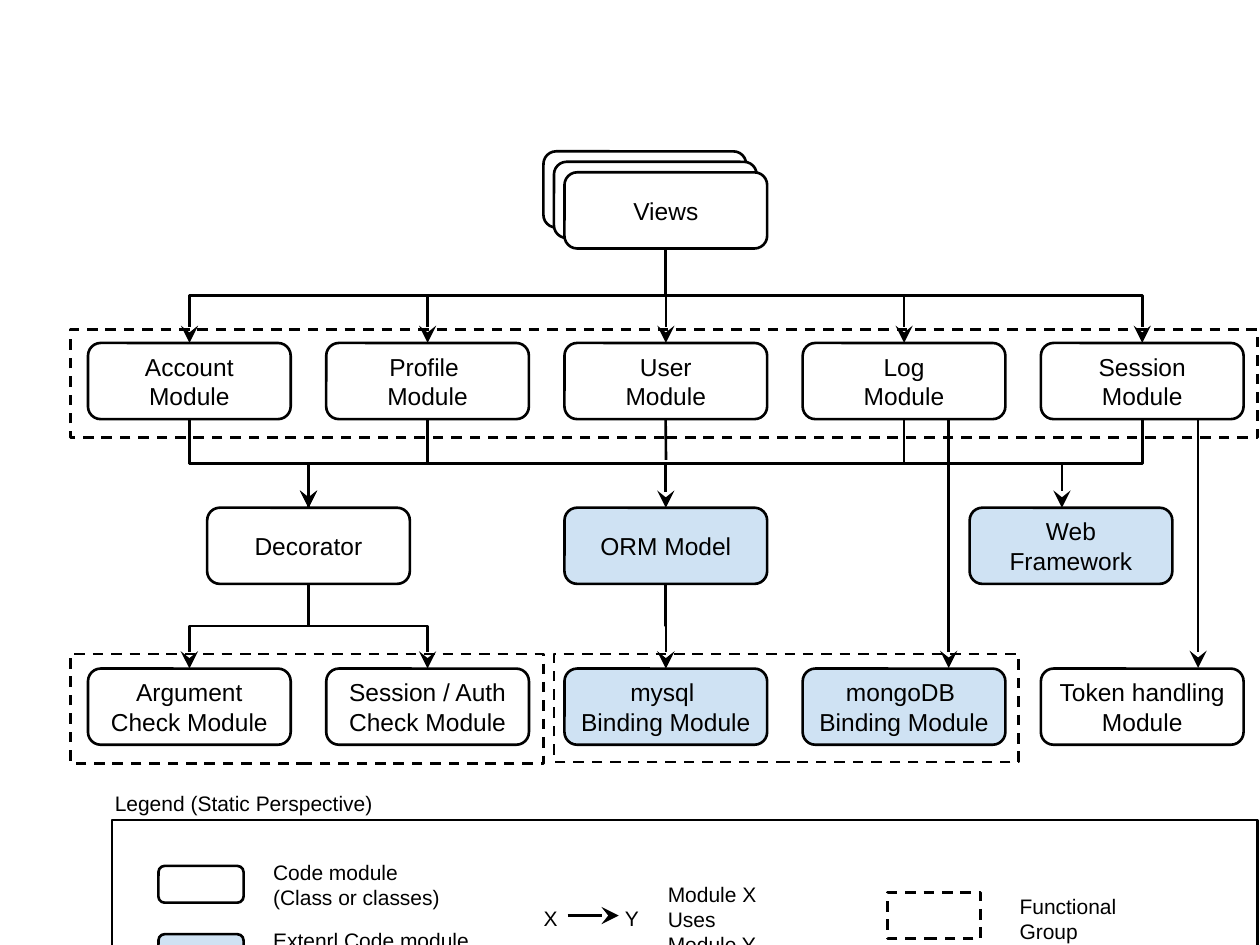
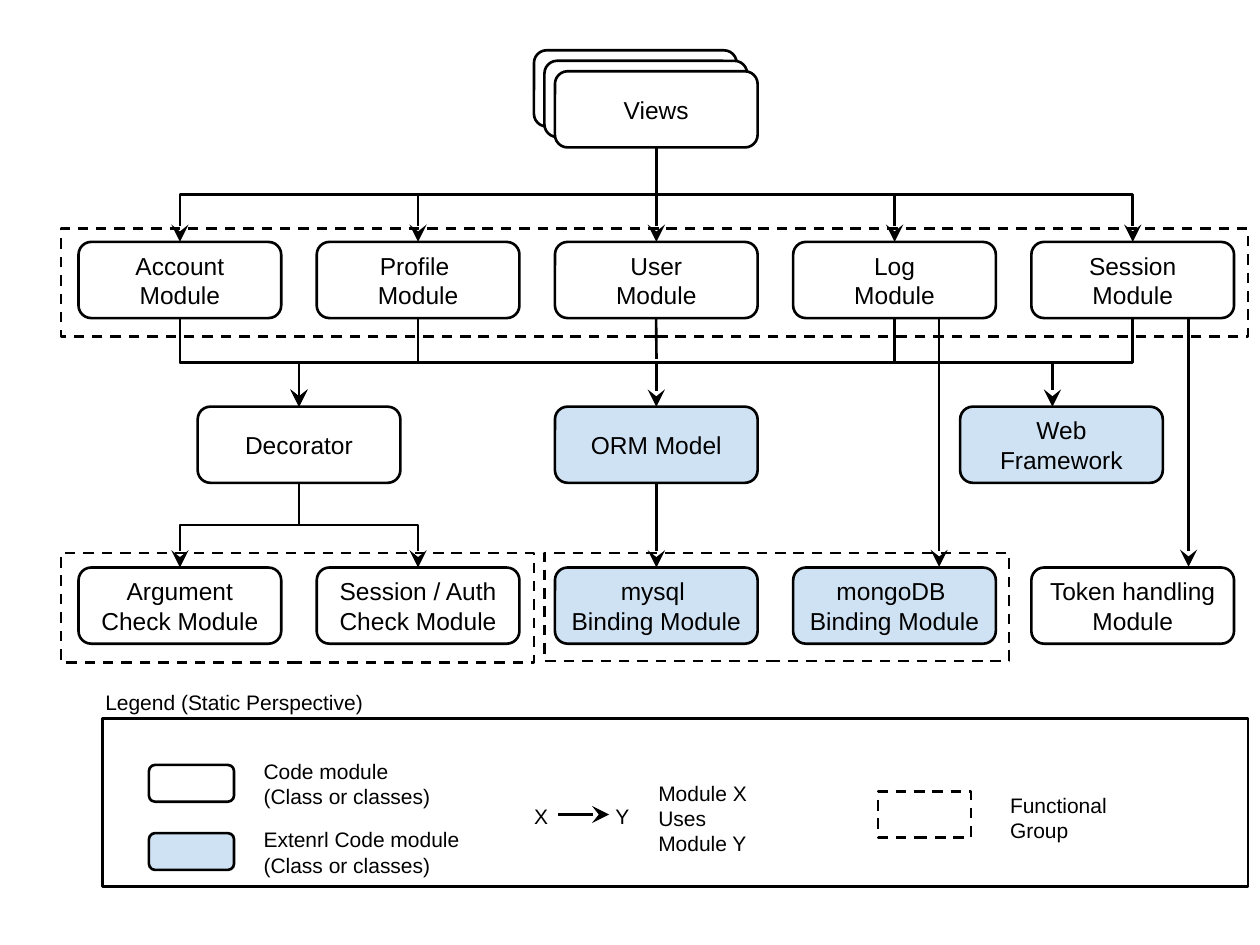
Before and after one commit to junggil/2015_CMU_StudioProject, a slide deck: slide 6 of DOCS/2015-06-18- Version 0.9/Studio project diagrams for document.pptx. Drawn at 1260x945 pixels with LibreOffice and Linux fonts; fonts in the diff are those of the drawing. Boxes give left, top, right and bottom in pixels: in the first picture for what was removed or moved away, otherwise in the second. Text is boxed around its words. In the diff, an @@ line names an element or a change of style, - is before the commit and + after.

```diff
--- a/DOCS/2015-06-18- Version 0.9/Studio project diagrams for document.pptx
+++ b/DOCS/2015-06-18- Version 0.9/Studio project diagrams for document.pptx
@@ 18 rounded rectangles, 13 elbow arrows, 7 texts, 6 rectangles, 2 arrows, 2 elbow lines, 1 line moved together from (x1=71, y1=151, x2=1257, y2=945) to (x1=60, y1=50, x2=1247, y2=887) @@
```
Also in this commit, not shown: 8 other slides changed, 4 other files.
